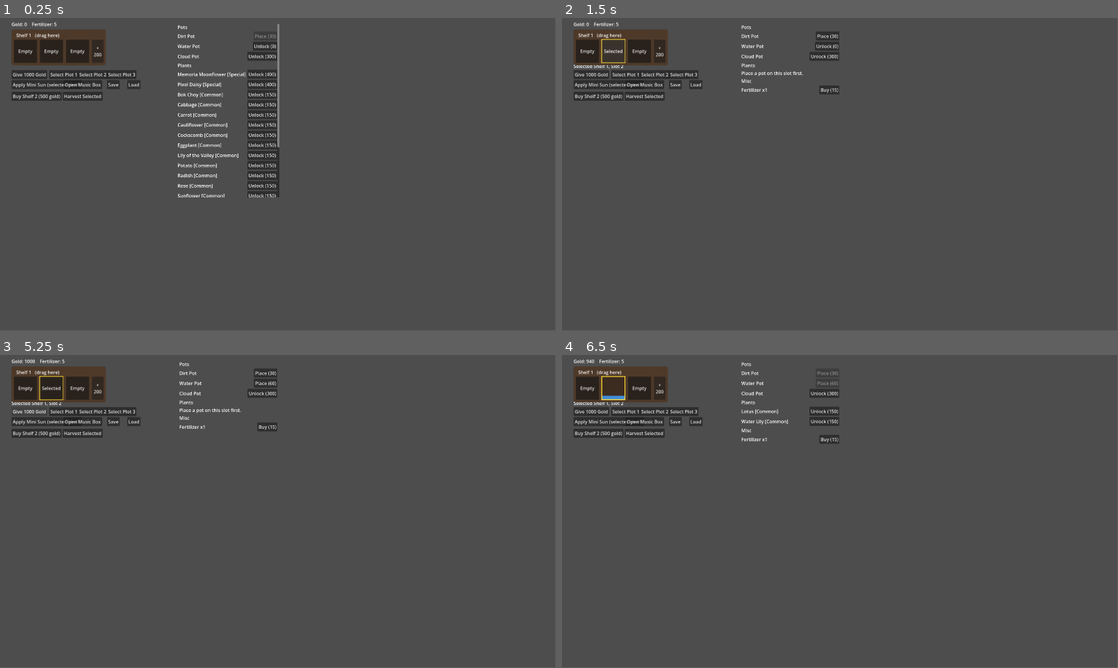
Above: before the commit, frames 1-4 (two rows, left to right).
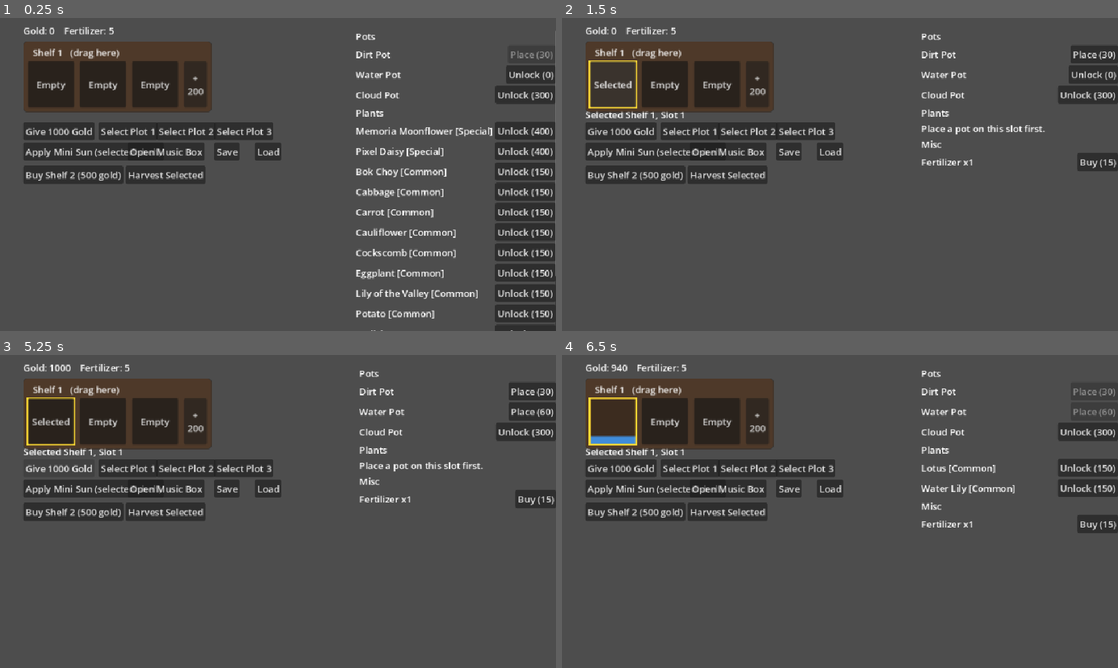
Above: after the commit, the same moments.

Repository: nochilas21/zengardenaha
Game: Godot game, scene res://scenes/test_main.tscn
The game is run twice, just before and just after one commit, with the same random seed, the same clock (stepped at 60 frames per second) and the same inputs.
Inputs:
- Up to frame 1 (0.25 s): no input
- Up to frame 2 (1.5 s): click "Empty" at 0.5 s; click "Selected" at 1.25 s
- Up to frame 3 (5.25 s): click "Place (30)" at 2 s; click "Unlock (0)" at 2.75 s; click "Unlock (300)" at 3.5 s; click "Buy (15)" at 4.25 s; click "Give 1000 Gold" at 5 s
- Up to frame 4 (6.5 s): click "Place (60)" at 5.75 s
In our replay, the window is 799x449 before the commit and 800x450 after it. These sizes can differ from the game's own. Grey fills any space a smaller window leaves; there, only what the larger window draws over its background counts as a difference.

The runs differ from the first frame. In frame 1, 25% of the frame differs, in the area x 2-100%, y 1-100%; in frame 2, 17%; in frame 3, 16%; in frame 4, 17%.

Commit message:
ani đơn giản cho cây

Diff:
--- /dev/null
+++ b/graphics/shaders/plant_sway.gdshader
@@ -0,0 +1,32 @@
+shader_type canvas_item;
+
+uniform float sway_angle = 0.06;    // max bend in radians (0.06 is about 3.5 degrees)
+uniform float sway_speed = 1.5;
+uniform float phase = 0.0;
+uniform float droop = 0.0;          // 0 healthy, 1 fully wilted
+uniform float desaturate = 0.0;
+
+void vertex() {
+    vec2 tex_size = 1.0 / TEXTURE_PIXEL_SIZE;
+
+    // local position of the sprite's bottom-center, whatever offset/centered you use
+    vec2 pivot = VERTEX - (UV - vec2(0.5, 1.0)) * tex_size;
+
+    float height = 1.0 - UV.y;   // 0 at base, 1 at top
+
+    float wave = sin(TIME * sway_speed + phase)
+               + 0.3 * sin(TIME * sway_speed * 2.3 + phase * 1.7);
+    float angle = (wave * sway_angle + droop * 0.4) * height;
+
+    vec2 d = VERTEX - pivot;
+    float s = sin(angle);
+    float c = cos(angle);
+    VERTEX = pivot + vec2(d.x * c - d.y * s, d.x * s + d.y * c);
+}
+
+void fragment() {
+    vec4 col = texture(TEXTURE, UV);
+    float g = dot(col.rgb, vec3(0.3, 0.59, 0.11));
+    col.rgb = mix(col.rgb, vec3(g) * vec3(0.8, 0.7, 0.5), desaturate);
+    COLOR = col;
+}
--- a/project.godot
+++ b/project.godot
@@ -27,6 +27,8 @@
 
 window/size/viewport_width=1920
 window/size/viewport_height=1080
+window/stretch/mode="canvas_items"
+window/stretch/scale=2.0
 window/per_pixel_transparency/allowed=true
 
 [rendering]
--- a/resources/plants/bok_choy.tres
+++ b/resources/plants/bok_choy.tres
@@ -1,32 +1,27 @@
-[gd_resource type="Resource" script_class="PlantData" format=3]
+[gd_resource type="Resource" script_class="PlantData" format=3 uid="uid://cjk2sd6rculkl"]
 
-[ext_resource type="Script" path="res://scripts/resources/plant_data.gd" id="1_plant"]
-[ext_resource type="Script" path="res://scripts/resources/need_data.gd" id="2_needdata"]
-[ext_resource type="Texture2D" path="res://graphics/plants/generic_sprout.png" id="3_sprout"]
-[ext_resource type="Texture2D" path="res://graphics/plants/test_mid.png" id="4_mid"]
-[ext_resource type="Texture2D" path="res://graphics/plants/test_mature.png" id="5_mature"]
-[ext_resource type="Texture2D" path="res://graphics/plants/test_wilted.png" id="6_wilted"]
+[ext_resource type="Script" uid="uid://d06rfw8jwxt31" path="res://scripts/resources/plant_data.gd" id="1_plant"]
+[ext_resource type="Script" uid="uid://qiam6yda8qoj" path="res://scripts/resources/need_data.gd" id="2_needdata"]
+[ext_resource type="Texture2D" uid="uid://nai8cvx0fuhj" path="res://graphics/plants/generic_sprout.png" id="3_sprout"]
+[ext_resource type="Texture2D" uid="uid://bdakfuehdwedy" path="res://graphics/plants/test_mid.png" id="4_mid"]
+[ext_resource type="Texture2D" uid="uid://b0axgmvh3quqx" path="res://graphics/plants/test_mature.png" id="5_mature"]
+[ext_resource type="Texture2D" uid="uid://v657vko1wrum" path="res://graphics/plants/test_wilted.png" id="6_wilted"]
+[ext_resource type="Resource" path="res://resources/needs/fertilizer_debug.tres" id="n_fertilizer"]
+[ext_resource type="Resource" path="res://resources/needs/insects_debug.tres" id="n_insects"]
+[ext_resource type="Resource" path="res://resources/needs/sunlight_debug.tres" id="n_sunlight"]
 [ext_resource type="Resource" path="res://resources/needs/water_debug.tres" id="n_water"]
-[ext_resource type="Resource" path="res://resources/needs/fertilizer_debug.tres" id="n_fertilizer"]
-[ext_resource type="Resource" path="res://resources/needs/sunlight_debug.tres" id="n_sunlight"]
-[ext_resource type="Resource" path="res://resources/needs/insects_debug.tres" id="n_insects"]
 
 [resource]
 script = ExtResource("1_plant")
 id = "bok_choy"
 display_name = "Bok Choy"
-rarity = "Common"
 tag = "Basic"
 category = "Vegetable"
 stage_textures = Array[Texture2D]([ExtResource("3_sprout"), ExtResource("4_mid"), ExtResource("5_mature")])
 wilted_stage_textures = Array[Texture2D]([ExtResource("6_wilted"), ExtResource("6_wilted"), ExtResource("6_wilted")])
-unhealthy_stage_textures = Array[Texture2D]([])
 growth_time_sec = 120.0
 sell_value = 25
 needs = Array[ExtResource("2_needdata")]([ExtResource("n_water"), ExtResource("n_fertilizer"), ExtResource("n_sunlight"), ExtResource("n_insects")])
 required_pot_id = "dirt"
 unlock_cost = 150
 plant_cost = 25
-lucky_variant_mature_textures = Array[Texture2D]([])
-lucky_variant_chance = 0.0
-lucky_variant_sell_bonus = 1.5
--- a/resources/plants/sunflower.tres
+++ b/resources/plants/sunflower.tres
@@ -1,22 +1,20 @@
-[gd_resource type="Resource" script_class="PlantData" format=3]
+[gd_resource type="Resource" script_class="PlantData" format=3 uid="uid://geeoiv3k58di"]
 
-[ext_resource type="Script" path="res://scripts/resources/plant_data.gd" id="1_plant"]
-[ext_resource type="Script" path="res://scripts/resources/need_data.gd" id="2_needdata"]
-[ext_resource type="Texture2D" path="res://graphics/plants/generic_sprout.png" id="3_sprout"]
-[ext_resource type="Texture2D" path="res://graphics/plants/sunflower_mid.png" id="4_mid"]
-[ext_resource type="Texture2D" path="res://graphics/plants/sunflower_mature.png" id="5_mature"]
-[ext_resource type="Texture2D" path="res://graphics/plants/sunflower_wilted.png" id="6_wilted"]
-[ext_resource type="Texture2D" path="res://graphics/plants/sunflower_unhealthy.png" id="7_unhealthy"]
+[ext_resource type="Script" uid="uid://d06rfw8jwxt31" path="res://scripts/resources/plant_data.gd" id="1_plant"]
+[ext_resource type="Script" uid="uid://qiam6yda8qoj" path="res://scripts/resources/need_data.gd" id="2_needdata"]
+[ext_resource type="Texture2D" uid="uid://nai8cvx0fuhj" path="res://graphics/plants/generic_sprout.png" id="3_sprout"]
+[ext_resource type="Texture2D" uid="uid://c2qetljekxtq7" path="res://graphics/plants/sunflower_mid.png" id="4_mid"]
+[ext_resource type="Texture2D" uid="uid://didfo6vbvqbvl" path="res://graphics/plants/sunflower_mature.png" id="5_mature"]
+[ext_resource type="Texture2D" uid="uid://dglleeat7sfhb" path="res://graphics/plants/sunflower_wilted.png" id="6_wilted"]
+[ext_resource type="Texture2D" uid="uid://tqrp4h1ir8px" path="res://graphics/plants/sunflower_unhealthy.png" id="7_unhealthy"]
+[ext_resource type="Resource" path="res://resources/needs/sunlight_debug.tres" id="n_sunlight"]
 [ext_resource type="Resource" path="res://resources/needs/water_debug.tres" id="n_water"]
-[ext_resource type="Resource" path="res://resources/needs/sunlight_debug.tres" id="n_sunlight"]
 
 [resource]
 script = ExtResource("1_plant")
 id = "sunflower"
 display_name = "Sunflower"
-rarity = "Common"
 tag = "Basic"
-category = "Flower"
 stage_textures = Array[Texture2D]([ExtResource("3_sprout"), ExtResource("4_mid"), ExtResource("5_mature")])
 wilted_stage_textures = Array[Texture2D]([ExtResource("6_wilted"), ExtResource("6_wilted"), ExtResource("6_wilted")])
 unhealthy_stage_textures = Array[Texture2D]([ExtResource("7_unhealthy"), ExtResource("7_unhealthy"), ExtResource("7_unhealthy")])
@@ -26,6 +24,3 @@
 required_pot_id = "dirt"
 unlock_cost = 150
 plant_cost = 25
-lucky_variant_mature_textures = Array[Texture2D]([])
-lucky_variant_chance = 0.0
-lucky_variant_sell_bonus = 1.5
--- a/scenes/plot.tscn
+++ b/scenes/plot.tscn
@@ -1,19 +1,28 @@
-[gd_scene load_steps=2 format=3]
+[gd_scene format=3 uid="uid://s6ytc5burnhj"]
 
-[ext_resource type="Script" path="res://scripts/plot.gd" id="1"]
+[ext_resource type="Script" uid="uid://bge4w1yhwfqcg" path="res://scripts/plot.gd" id="1"]
+[ext_resource type="Shader" uid="uid://w3abgbgvqcay" path="res://graphics/shaders/plant_sway.gdshader" id="2_cyvgl"]
 
-[node name="Plot" type="Control"]
+[sub_resource type="ShaderMaterial" id="ShaderMaterial_u8khf"]
+shader = ExtResource("2_cyvgl")
+shader_parameter/sway_amount = 3.0
+shader_parameter/sway_speed = 1.5
+shader_parameter/phase = 0.0
+shader_parameter/droop = 0.0
+shader_parameter/desaturate = 0.0
+
+[node name="Plot" type="Control" unique_id=1049938341]
 custom_minimum_size = Vector2(80, 80)
+layout_mode = 3
+anchors_preset = 0
 script = ExtResource("1")
 
-[node name="PlantSprite" type="TextureRect" parent="."]
-anchor_right = 1.0
-anchor_bottom = 1.0
-mouse_filter = 2
-expand_mode = 3
-stretch_mode = 5
+[node name="PlantSprite" type="Sprite2D" parent="." unique_id=1029879964]
+material = SubResource("ShaderMaterial_u8khf")
+position = Vector2(40, 64.89)
 
-[node name="NeedPopupContainer" type="HBoxContainer" parent="."]
+[node name="NeedPopupContainer" type="HBoxContainer" parent="." unique_id=1222307896]
+layout_mode = 0
 anchor_left = 1.0
 anchor_right = 1.0
 offset_left = -104.0
@@ -23,7 +32,8 @@
 grow_horizontal = 0
 theme_override_constants/separation = 4
 
-[node name="PlacePotButton" type="Button" parent="."]
+[node name="PlacePotButton" type="Button" parent="." unique_id=2132672869]
+layout_mode = 0
 anchor_right = 1.0
 anchor_bottom = 1.0
 text = "Place Pot"
--- a/scripts/plot.gd
+++ b/scripts/plot.gd
@@ -9,7 +9,7 @@
 signal clicked(plot: Plot)   # player clicked this slot (used to select it for the shop)
 signal special_event_changed()   # event appeared / won / lost / forfeited (hook for autosave)
 
-@onready var plant_sprite: TextureRect = $PlantSprite
+@onready var plant_sprite: Sprite2D = $PlantSprite
 @onready var need_popup_container: HBoxContainer = $NeedPopupContainer
 @onready var place_pot_button: Button = $PlacePotButton
 
@@ -59,6 +59,8 @@
 	place_pot_button.pressed.connect(_on_place_pot_pressed)
 	place_pot_button.visible = (pot_id == "")
 	place_pot_button.text = "Empty"
+	plant_sprite.material = plant_sprite.material.duplicate()  # per-plot copy
+	plant_sprite.material.set_shader_parameter("phase", randf() * TAU)
 	# Popups stack from the right edge so they stay inside the slot
 	need_popup_container.alignment = BoxContainer.ALIGNMENT_END
 	need_popup_container.mouse_filter = Control.MOUSE_FILTER_IGNORE
@@ -88,6 +90,11 @@
 		draw_rect(Rect2(Vector2.ZERO, size), Color(1.0, 0.85, 0.2), false, 3.0)
 
 # ---------------------------------------------------------------- pot / plant
+func _set_wilt_visual(wilted: bool) -> void:
+	var m := plant_sprite.material as ShaderMaterial
+	var tw := create_tween().set_parallel(true)
+	tw.tween_property(m, "shader_parameter/droop", 1.0 if wilted else 0.0, 0.6)
+	tw.tween_property(m, "shader_parameter/desaturate", 0.7 if wilted else 0.0, 0.6)
 
 func can_plant(data: PlantData, grid_tag: String = "") -> bool:
 	if grid_tag != "" and grid_tag == data.required_pot_id:
@@ -245,6 +252,12 @@
 func _update_growth_stage() -> void:
 	if plant_data == null or required_growth <= 0.0:
 		return
+	if plant_sprite.texture != null:
+		var s := plant_sprite.texture.get_size()
+		var target_height := 64.0   # how tall you want the plant in the plot
+		plant_sprite.scale = Vector2.ONE * (target_height / s.y)
+		plant_sprite.centered = false
+		plant_sprite.offset = Vector2(-s.x / 2.0, -s.y)
 	var stage_count = plant_data.stage_textures.size()
 	var pct = clamp(growth_progress / required_growth, 0.0, 1.0)
 	var target_stage = clamp(int(pct * stage_count), 0, stage_count - 1)
Binary file changed: graphics/plants/sunflower_mid.png
Not shown, added: graphics/shaders/plant_sway.gdshader.uid
